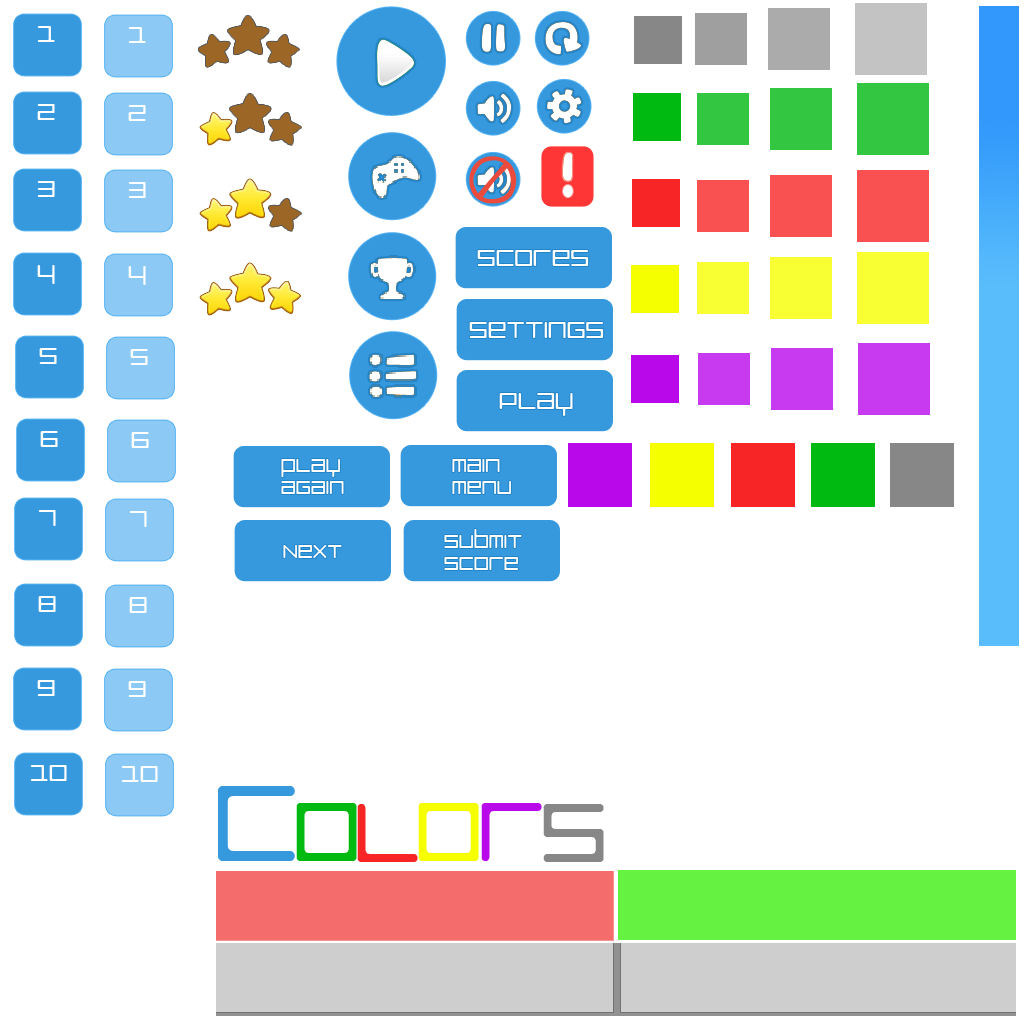
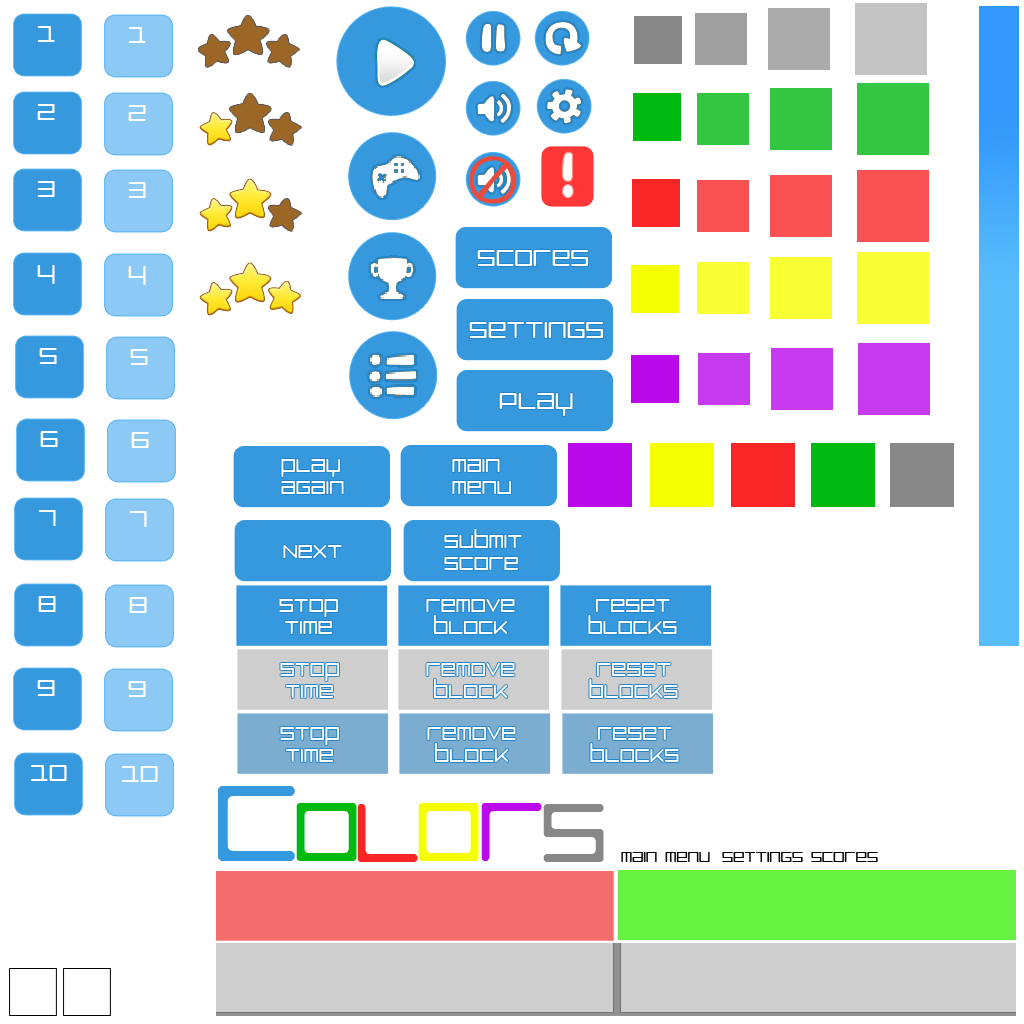
The second 1024 x 1024 image is a revision of the first. Changes to its layers:
added group "powerUp_Reset_Pressed" with 2 layers above "powerUp_Reset_Disable" over [562, 713, 714, 774]
added layer "Shape 3" (1st of 9, in "powerUp_Reset_Pressed") in group "powerUp_Reset_Pressed" over [562, 713, 714, 774]
added group "powerUp_Reset_Disable" with 2 layers above "powerUp_Reset_Active" over [561, 649, 713, 710]
added layer "Shape 3" (2nd of 9, in "powerUp_Reset_Disable") in group "powerUp_Reset_Disable" over [561, 649, 713, 710]
added group "powerUp_Reset_Active" with 2 layers above "powerUp_Remove_Pressed" over [560, 585, 712, 646]
added layer "Shape 3" (3rd of 9, in "powerUp_Reset_Active") in group "powerUp_Reset_Active" over [560, 585, 712, 646]
added group "powerUp_Remove_Pressed" with 2 layers above "powerUp_Remove_Disable" over [399, 713, 551, 774]
added layer "Shape 3" (4th of 9, in "powerUp_Remove_Pressed") in group "powerUp_Remove_Pressed" over [399, 713, 551, 774]
added group "powerUp_Remove_Disable" with 2 layers above "powerUp_Remove_Active" over [398, 649, 550, 710]
added layer "Shape 3" (5th of 9, in "powerUp_Remove_Disable") in group "powerUp_Remove_Disable" over [398, 649, 550, 710]
added group "powerUp_Remove_Active" with 2 layers above "powerUp_StopTime_Pressed" over [398, 585, 550, 646]
added layer "Shape 3" (6th of 9, in "powerUp_Remove_Active") in group "powerUp_Remove_Active" over [398, 585, 550, 646]
added group "powerUp_StopTime_Pressed" with 2 layers above "powerUp_StopTime_Disable" over [237, 713, 389, 774]
added layer "Shape 3" (7th of 9, in "powerUp_StopTime_Pressed") in group "powerUp_StopTime_Pressed" over [237, 713, 389, 774]
added group "powerUp_StopTime_Disable" with 2 layers above "powerUp_StopTime_Active" over [237, 649, 389, 710]
added layer "Shape 3" (8th of 9, in "powerUp_StopTime_Disable") in group "powerUp_StopTime_Disable" over [237, 649, 389, 710]
…and 18 more changes (18 added)
